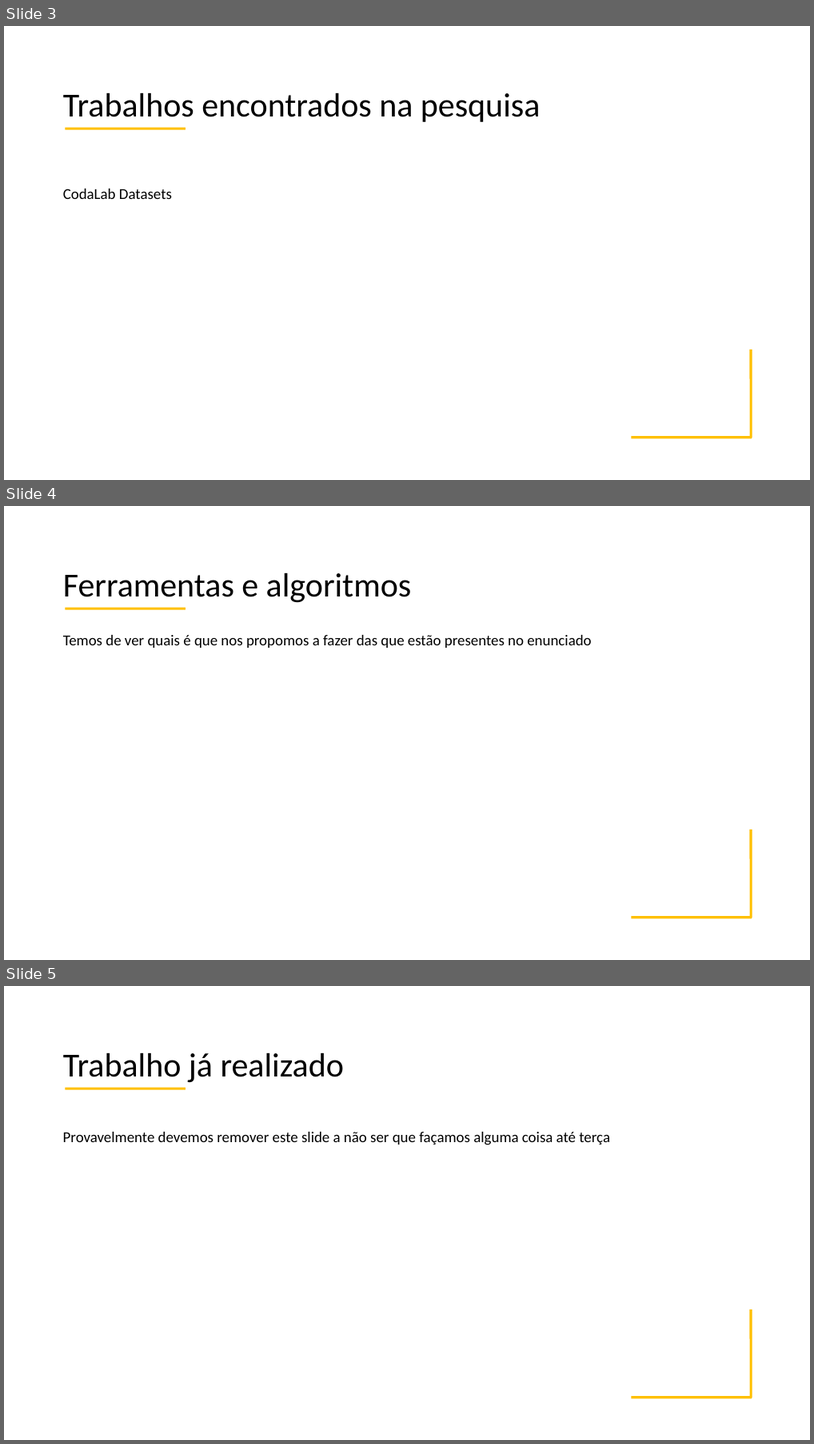
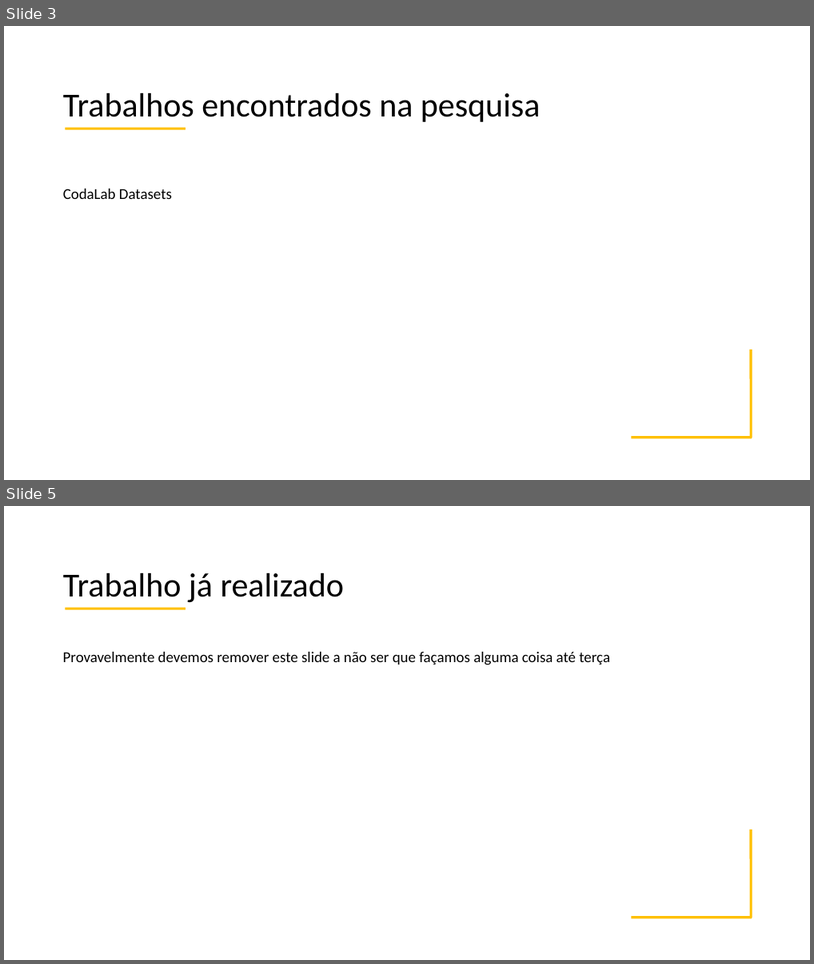
Before and after one commit to MiguelSimoes35/FEUP-IART, a slide deck: Proj2/docs/pp_checkpoint.odp. Shown one above the other, each under a label of ours: slides 3, 4 and 5 before the commit, slides 3 and 5 after it; the slides between them are not shown. The pictures are 814x1444 and 814x964 pixels, drawn with LibreOffice and Linux fonts; fonts in the diff are those of the drawing. Boxes give left, top, right and bottom in pixels: in the first picture for what was removed or moved away, otherwise in the second. Text is boxed around its words. In the diff, an @@ line names an element or a change of style, - is before the commit and + after.

```diff
--- a/Proj2/docs/pp_checkpoint.odp
+++ b/Proj2/docs/pp_checkpoint.odp
@@ slide 4 removed at [4, 506, 810, 960], background #FFFFFF @@
@@ title removed at [63, 573, 412, 603] @@
-Ferramentas e algoritmos
@@ line removed from (65, 608) to (186, 608) @@
@@ text removed at [63, 635, 591, 648] @@
-Temos de ver quais é que nos propomos a fazer das que estão presentes no enunciado
@@ line removed from (752, 829) to (752, 918) @@
@@ line removed from (631, 917) to (752, 917) @@
```
Also in this commit, not shown: 1 slide added.
